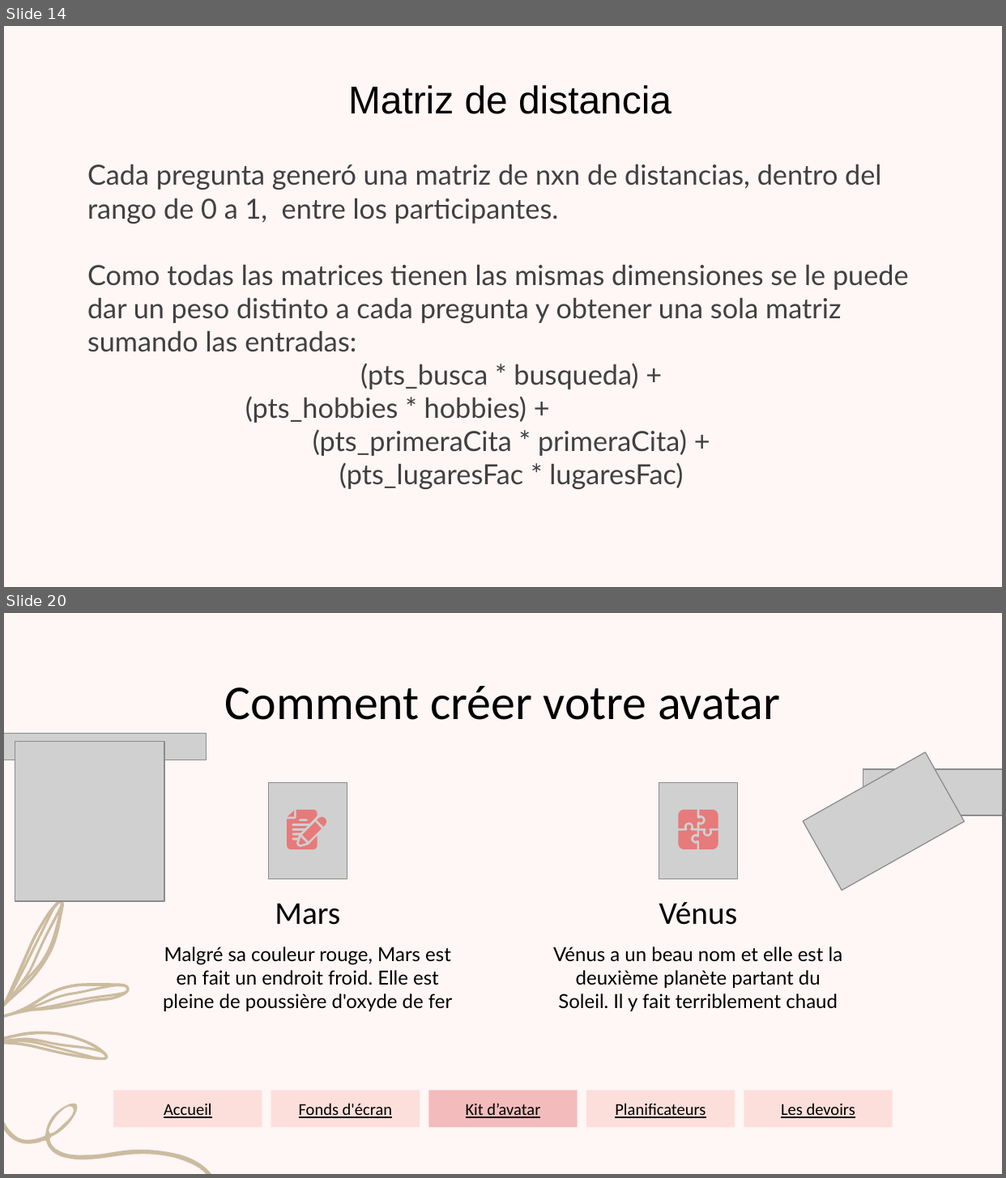
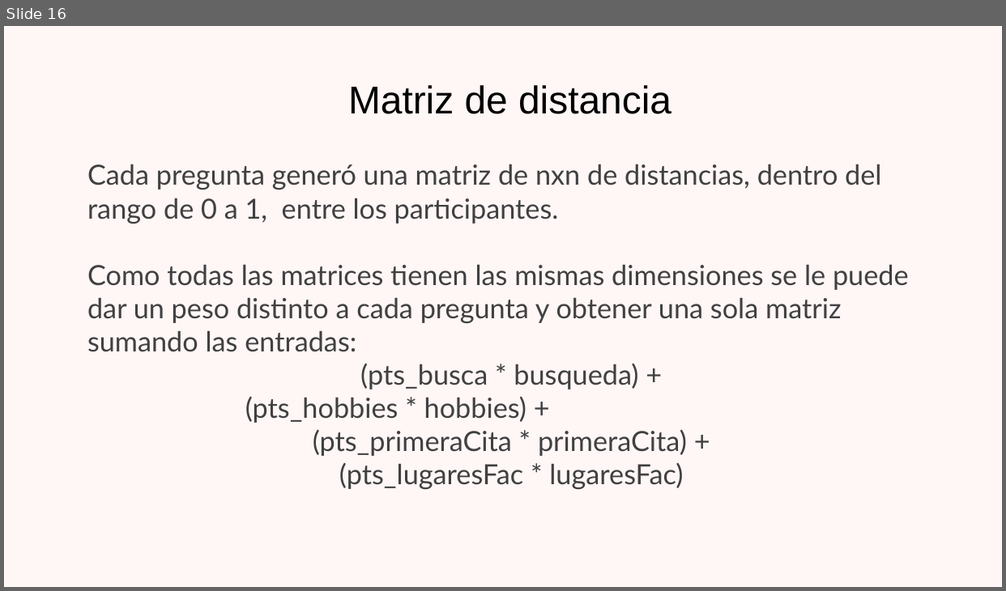
Before and after one commit to jazminamg26/Emparejamientos-Facultad-de-Ciencias, a slide deck: Proyecto ciencia de datos.pptx. Shown one above the other, each under a label of ours: slides 14 and 20 before the commit, slide 16 after it; the slides between them are not shown. The pictures are 1006x1178 and 1006x591 pixels, drawn with LibreOffice and Linux fonts; fonts in the diff are those of the drawing; grey boxes stand for pictures; background and template pictures are left out. Boxes give left, top, right and bottom in pixels: in the first picture for what was removed or moved away, otherwise in the second. Text is boxed around its words. In the diff, an @@ line names an element or a change of style, - is before the commit and + after.

```diff
--- a/Proyecto ciencia de datos.pptx
+++ b/Proyecto ciencia de datos.pptx
@@ slide 20 removed at bbox=[4, 613, 1002, 1174], background #FFF6F6 @@
@@ title removed at bbox=[225, 686, 780, 720] @@
-Comment créer votre avatar
@@ picture removed at bbox=[4, 734, 206, 760] @@
@@ picture removed at bbox=[15, 742, 164, 901] @@
@@ picture removed at bbox=[803, 752, 965, 891] @@
@@ picture removed at bbox=[268, 782, 347, 879] @@
@@ picture removed at bbox=[658, 782, 738, 879] @@
@@ picture removed at bbox=[863, 769, 1002, 815] @@
@@ group removed at bbox=[288, 810, 328, 850]: 5 freeform shapes @@
@@ group removed at bbox=[679, 810, 718, 850]: 4 freeform shapes @@
@@ group removed at bbox=[4, 879, 144, 1118]: 4 freeform shapes @@
@@ freeform shape removed at bbox=[4, 893, 344, 1174] @@
@@ subtitle removed at bbox=[275, 903, 340, 925] @@
-Mars
@@ subtitle removed at bbox=[659, 902, 738, 925] @@
-Vénus
@@ subtitle removed at bbox=[163, 947, 452, 1012] @@
-Malgré sa couleur rouge, Mars est en fait un endroit froid. Elle est pleine de poussière d'oxyde de fer
@@ subtitle removed at bbox=[553, 947, 843, 1012] @@
-Vénus a un beau nom et elle est la deuxième planète partant du Soleil. Il y fait terriblement chaud
@@ rectangle removed at bbox=[114, 1090, 262, 1127] @@
-Accueil
@@ rectangle removed at bbox=[271, 1090, 420, 1127] @@
-Fonds d'écran
@@ rectangle removed at bbox=[429, 1090, 577, 1127] @@
-Kit d’avatar
@@ rectangle removed at bbox=[586, 1090, 735, 1127] @@
-Planificateurs
@@ rectangle removed at bbox=[744, 1090, 892, 1127] @@
-Les devoirs
@@ what was slide 14 is now slide 16 @@
```
Also in this commit, not shown: 4 slides changed, 5 slides added, 28 other slides removed, 10 other files.
